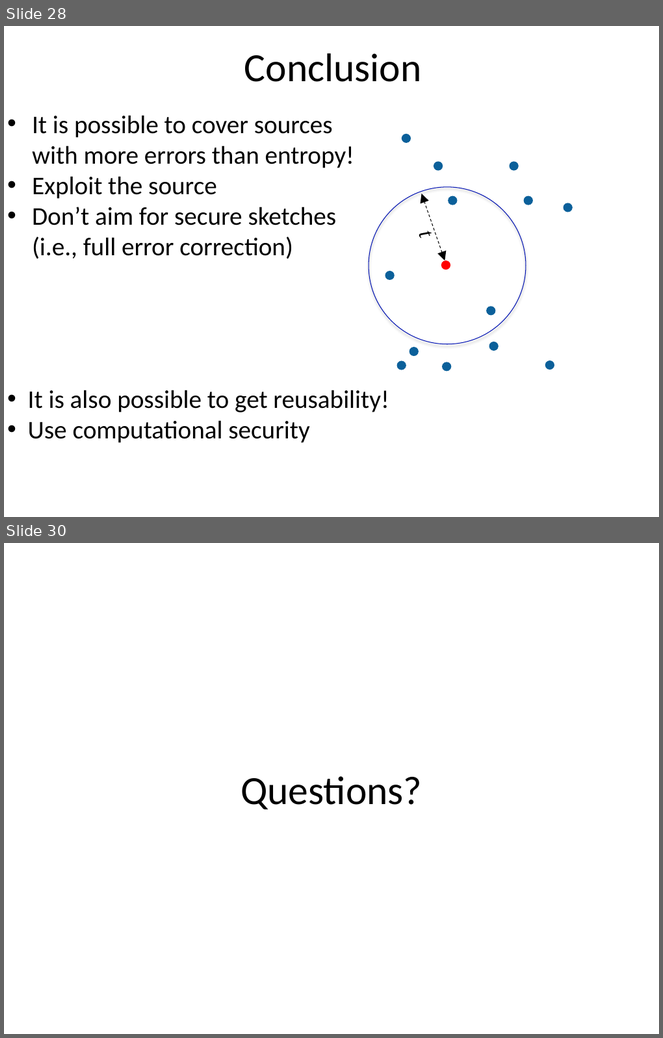
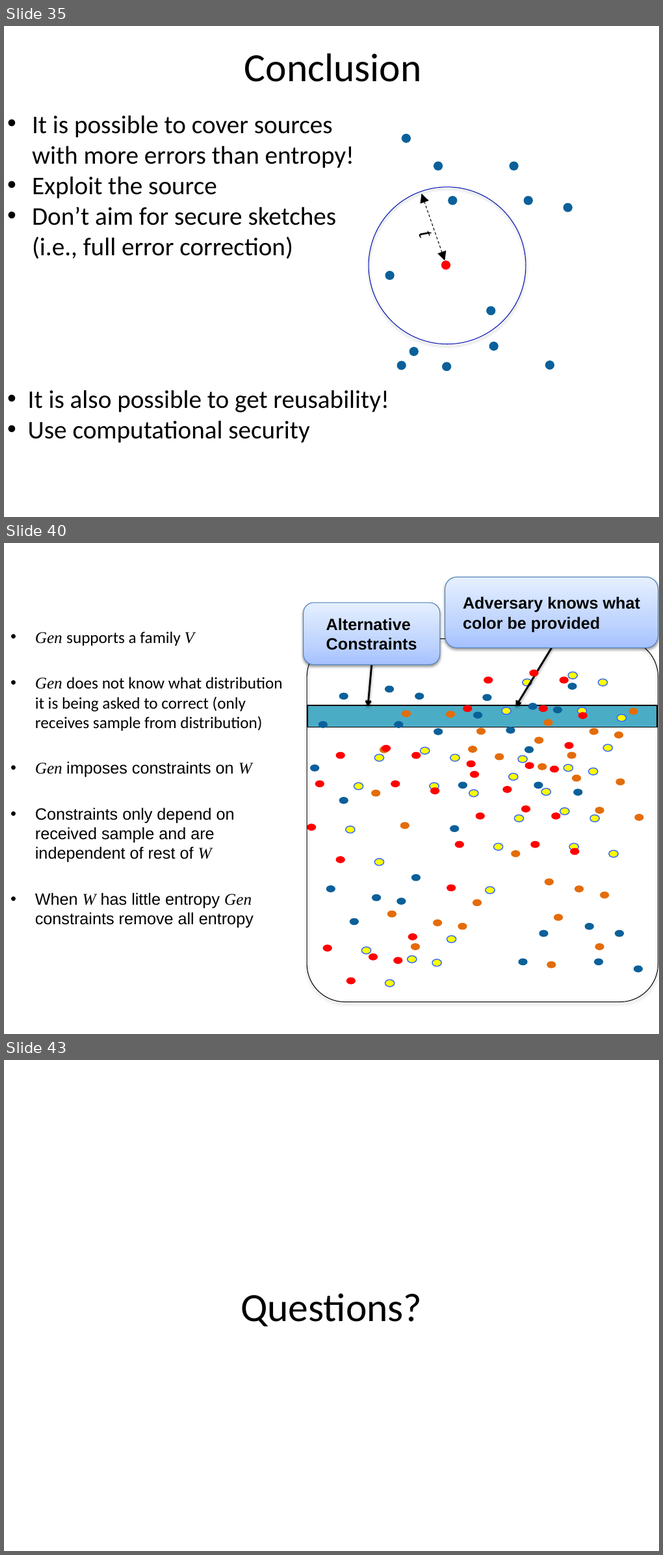
Before and after one commit to xianruimeng/comp-fuzzy-ext, a slide deck: constantRate/MoreErrorsThanEntropy-Brown.pptx. Shown one above the other, each under a label of ours: slides 28 and 30 before the commit, slides 35, 40 and 43 after it; the slides between them are not shown. The pictures are 663x1038 and 663x1555 pixels, drawn with LibreOffice and Linux fonts; fonts in the diff are those of the drawing. Boxes give left, top, right and bottom in pixels: in the first picture for what was removed or moved away, otherwise in the second. Text is boxed around its words. In the diff, an @@ line names an element or a change of style, - is before the commit and + after.

```diff
--- a/constantRate/MoreErrorsThanEntropy-Brown.pptx
+++ b/constantRate/MoreErrorsThanEntropy-Brown.pptx
@@ slide 40 added at [4,543,659,1034], background #FFFFFF @@
@@ rounded rectangle added at [445,577,658,648], fill gradient #A4C4FF to #BFD4FF to #E6EEFF, outline #4B7EBC 0.75 pt, 18 pt, text #000000, bold @@
+Adversary knows what color be provided
@@ rounded rectangle added at [304,603,440,665], fill gradient #A4C4FF to #BFD4FF to #E6EEFF, outline #4B7EBC 0.75 pt, 18 pt, text #000000, bold @@
+Alternative Constraints
@@ text added at [35,631,282,928], 18 pt, text #000000 @@
+• Gen supports a family V
+• Gen does not know what distribution it is being asked to correct (only receives sample from distribution)
+• Gen imposes constraints on W
+• Constraints only depend on received sample and are independent of rest of W
+• When W has little entropy Gen constraints remove all entropy
@@ rounded rectangle added at [308,639,659,1003], outline #000000 0.75 pt @@
@@ arrow added from (552, 648) to (516, 707), #000000 2 pt @@
@@ arrow added from (371, 665) to (368, 707), #000000 2 pt @@
@@ group added at [307,670,587,984]: 32 ellipses @@
@@ group added at [346,672,627,987]: 32 ellipses @@
@@ rectangle added at [308,705,657,728], fill #4BACC6, outline #000000 1 pt @@
@@ group added at [310,683,643,973]: 30 ellipses @@
@@ group added at [371,708,644,969]: 31 ellipses @@
@@ what was slide 28 is now slide 35 @@
@@ what was slide 30 is now slide 43 @@
```
Also in this commit, not shown: 9 slides changed, 14 other slides added, 2 slides removed.
